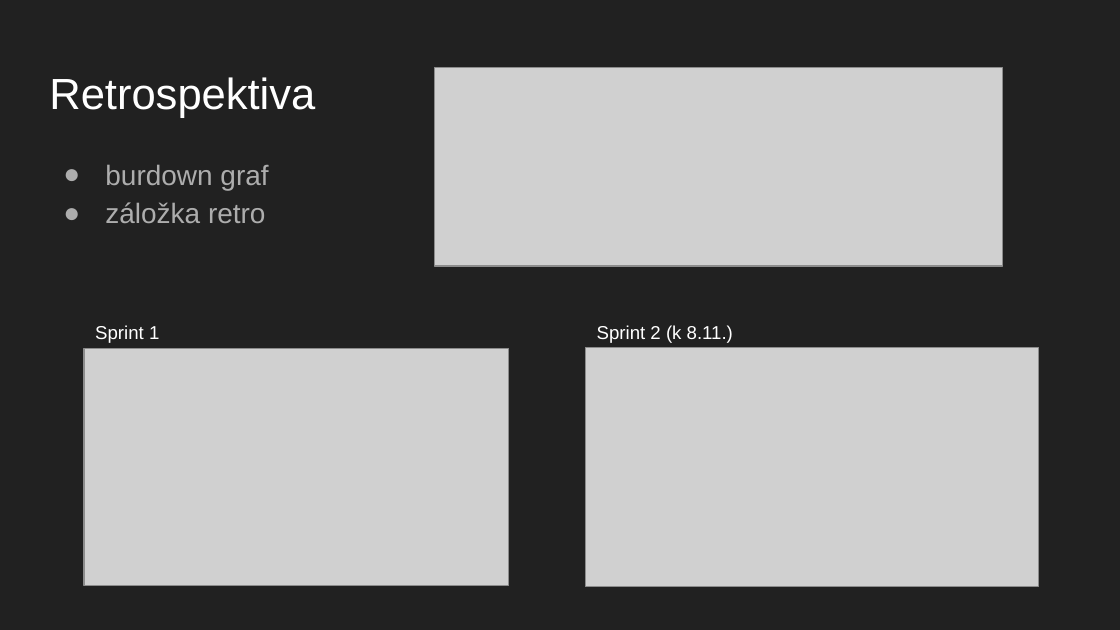
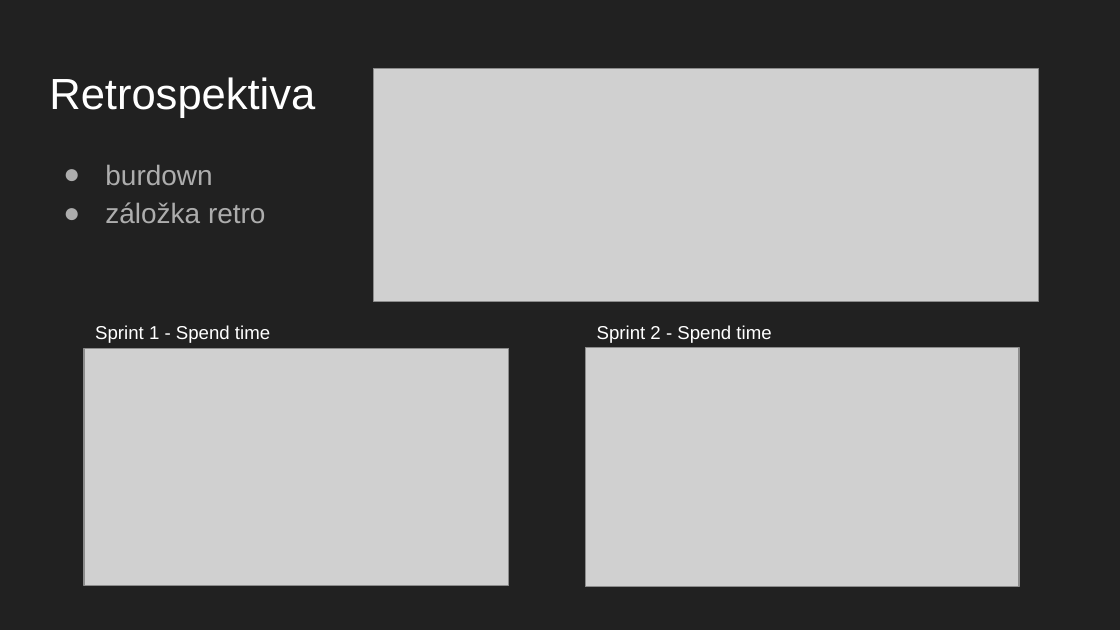
Before and after one commit to netik04/RSP2020, a slide deck: slide 7 of Dokumentace/prezentace1.pptx. Drawn at 1120x630 pixels with LibreOffice and Linux fonts; fonts in the diff are those of the drawing; grey boxes stand for pictures. Boxes give left, top, right and bottom in pixels: in the first picture for what was removed or moved away, otherwise in the second. Text is boxed around its words. In the diff, an @@ line names an element or a change of style, - is before the commit and + after.

```diff
--- a/Dokumentace/prezentace1.pptx
+++ b/Dokumentace/prezentace1.pptx
@@ picture: place and size @@
-picture at box(435, 67, 1002, 265)
+picture at box(374, 69, 1039, 301)
@@ text at box(105, 164, 212, 185): text changed @@
-● burdown graf
+● burdown
@@ text at box(95, 325, 270, 343): text changed @@
-Sprint 1
+Sprint 1 - Spend time
@@ text at box(597, 325, 771, 343): text changed @@
-Sprint 2 (k 8.11.)
+Sprint 2 - Spend time
@@ picture: place and size @@
-picture at box(586, 347, 1038, 587)
+picture at box(586, 347, 1019, 587)
```
Also in this commit, not shown: 2 other slides changed.
